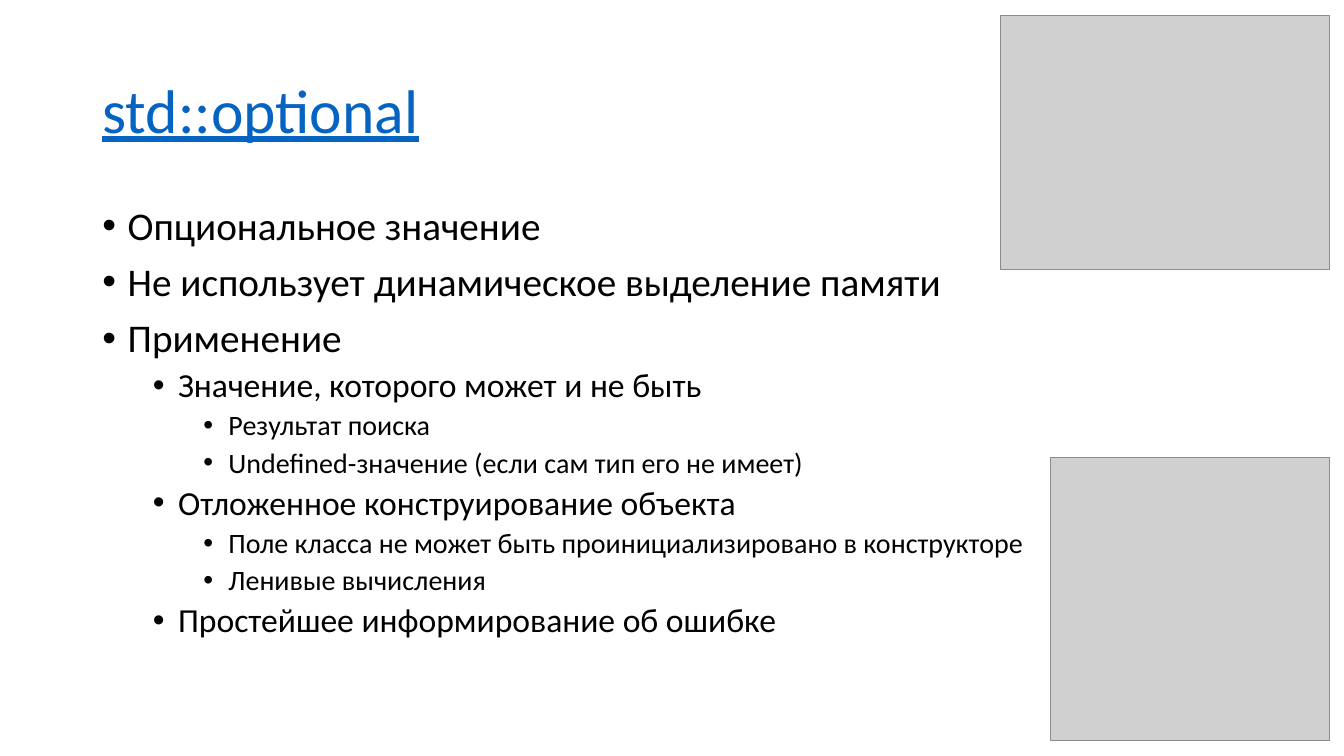
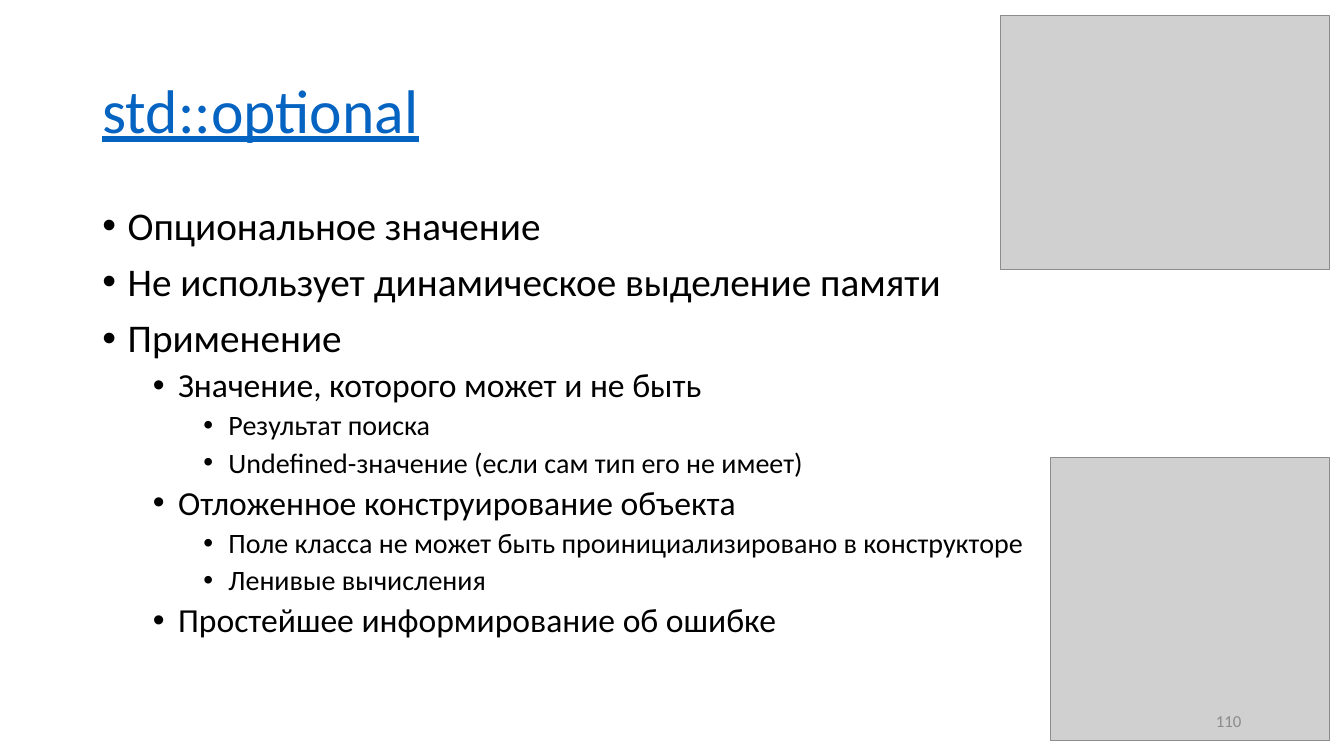
Before and after one commit to alexey-malov/oop, a slide deck: slide 110 of lectures/01/Стандартная библиотека.pptx (slide 108 before the commit). Drawn at 1344x756 pixels with LibreOffice and Linux fonts; fonts in the diff are those of the drawing; grey boxes stand for pictures. Boxes give left, top, right and bottom in pixels: in the first picture for what was removed or moved away, otherwise in the second. Text is boxed around its words. In the diff, an @@ line names an element or a change of style, - is before the commit and + after.

```diff
--- a/lectures/01/Стандартная библиотека.pptx
+++ b/lectures/01/Стандартная библиотека.pptx
@@ page number added at [1216,716,1241,727], 12 pt, text #8C8C8C @@
+110
```
Also in this commit, not shown: 111 other slides changed, 2 slides added, 1 other file.
